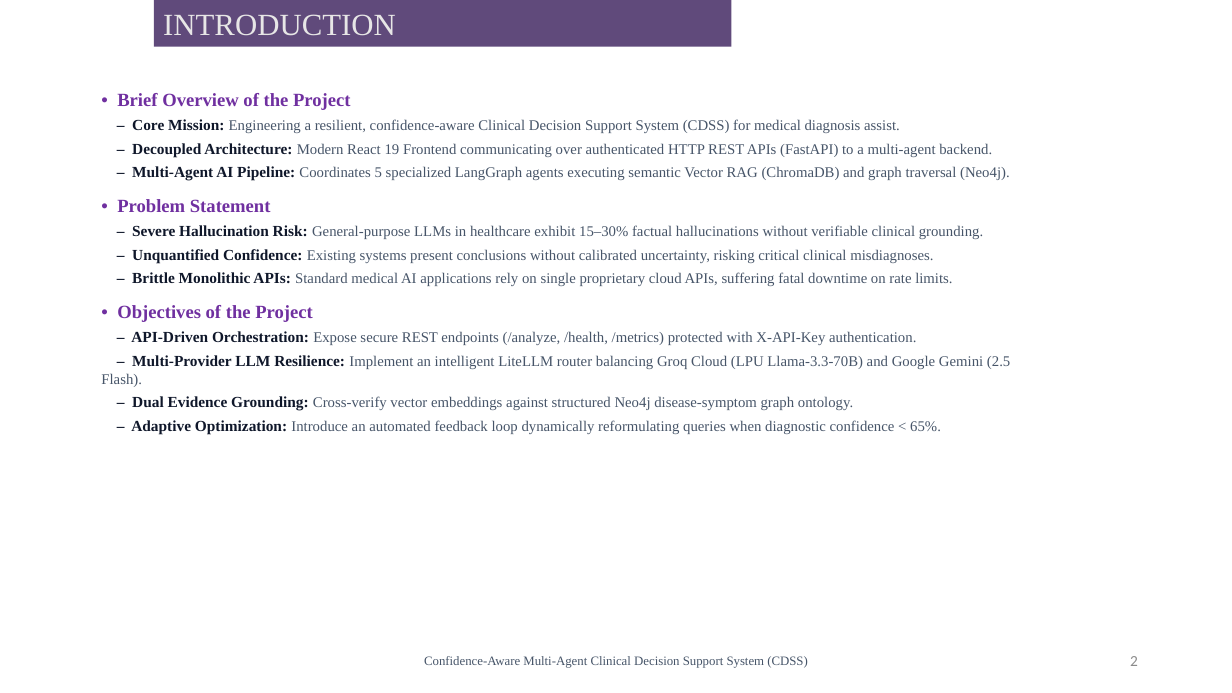
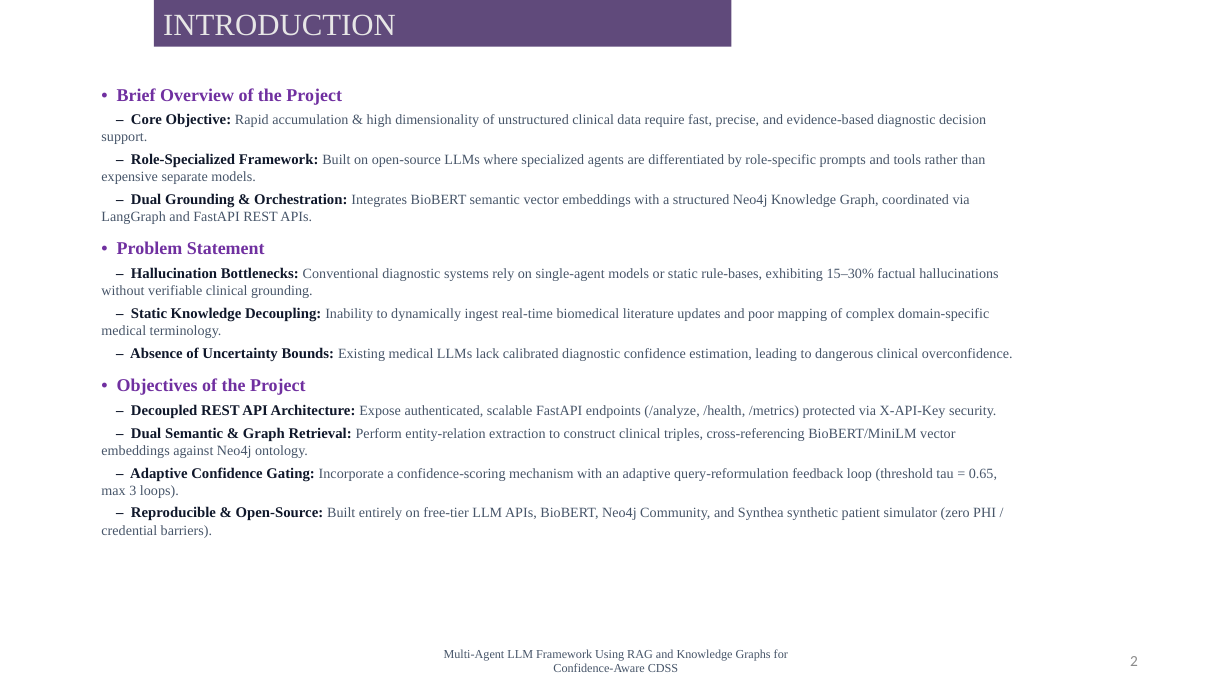
Before and after one commit to gokulohithmui/Case-Study-on-Presentations-AI_animated-project, a slide deck: slide 2 of PW1_Review2_CDSS_Presentation.pptx. Drawn at 1232x693 pixels with LibreOffice and Linux fonts; fonts in the diff are those of the drawing; background and template pictures are left out. Boxes give left, top, right and bottom in pixels: in the first picture for what was removed or moved away, otherwise in the second. Text is boxed around its words. In the diff, an @@ line names an element or a change of style, - is before the commit and + after.

Commit message:
docs(presentation): update Review-2 PPT with exact project abstract, student names, guide Mrs. A. Madhavi, and 25-paper literature survey performance chart

```diff
--- a/PW1_Review2_CDSS_Presentation.pptx
+++ b/PW1_Review2_CDSS_Presentation.pptx
@@ text at box(117, 88, 342, 395): size 14.5 to 14 pt in "• Brief Overview of the Project", "• Problem Statement", "• Objectives of the Project" @@
@@ text at box(101, 113, 986, 224): text changed; size 11.5 to 11 pt @@
-– Core Mission: Engineering a resilient, confidence-aware Clinical Decision Support System (CDSS) for medical diagnosis assist.
-– Decoupled Architecture: Modern React 19 Frontend communicating over authenticated HTTP REST APIs (FastAPI) to a multi-agent backend.
-– Multi-Agent AI Pipeline: Coordinates 5 specialized LangGraph agents executing semantic Vector RAG (ChromaDB) and graph traversal (Neo4j).
+– Core Objective: Rapid accumulation & high dimensionality of unstructured clinical data require fast, precise, and evidence-based diagnostic decision support.
+– Role-Specialized Framework: Built on open-source LLMs where specialized agents are differentiated by role-specific prompts and tools rather than expensive separate models.
+– Dual Grounding & Orchestration: Integrates BioBERT semantic vector embeddings with a structured Neo4j Knowledge Graph, coordinated via LangGraph and FastAPI REST APIs.
@@ text at box(101, 267, 1013, 361): text changed; size 11.5 to 11 pt @@
-– Severe Hallucination Risk: General-purpose LLMs in healthcare exhibit 15–30% factual hallucinations without verifiable clinical grounding.
-– Unquantified Confidence: Existing systems present conclusions without calibrated uncertainty, risking critical clinical misdiagnoses.
-– Brittle Monolithic APIs: Standard medical AI applications rely on single proprietary cloud APIs, suffering fatal downtime on rate limits.
+– Hallucination Bottlenecks: Conventional diagnostic systems rely on single-agent models or static rule-bases, exhibiting 15–30% factual hallucinations without verifiable clinical grounding.
+– Static Knowledge Decoupling: Inability to dynamically ingest real-time biomedical literature updates and poor mapping of complex domain-specific medical terminology.
+– Absence of Uncertainty Bounds: Existing medical LLMs lack calibrated diagnostic confidence estimation, leading to dangerous clinical overconfidence.
@@ text at box(101, 404, 997, 538): text changed; size 11.5 to 11 pt @@
-– API-Driven Orchestration: Expose secure REST endpoints (/analyze, /health, /metrics) protected with X-API-Key authentication.
-– Multi-Provider LLM Resilience: Implement an intelligent LiteLLM router balancing Groq Cloud (LPU Llama-3.3-70B) and Google Gemini (2.5 Flash).
-– Dual Evidence Grounding: Cross-verify vector embeddings against structured Neo4j disease-symptom graph ontology.
-– Adaptive Optimization: Introduce an automated feedback loop dynamically reformulating queries when diagnostic confidence < 65%.
+– Decoupled REST API Architecture: Expose authenticated, scalable FastAPI endpoints (/analyze, /health, /metrics) protected via X-API-Key security.
+– Dual Semantic & Graph Retrieval: Perform entity-relation extraction to construct clinical triples, cross-referencing BioBERT/MiniLM vector embeddings against Neo4j ontology.
+– Adaptive Confidence Gating: Incorporate a confidence-scoring mechanism with an adaptive query-reformulation feedback loop (threshold tau = 0.65, max 3 loops).
+– Reproducible & Open-Source: Built entirely on free-tier LLM APIs, BioBERT, Neo4j Community, and Synthea synthetic patient simulator (zero PHI / credential barriers).
@@ text at box(444, 649, 788, 672): text changed; size 10 to 9.5 pt @@
-Confidence-Aware Multi-Agent Clinical Decision Support System (CDSS)
+Multi-Agent LLM Framework Using RAG and Knowledge Graphs for Confidence-Aware CDSS
```
Also in this commit, not shown: 7 other slides changed, 1 slide added.
